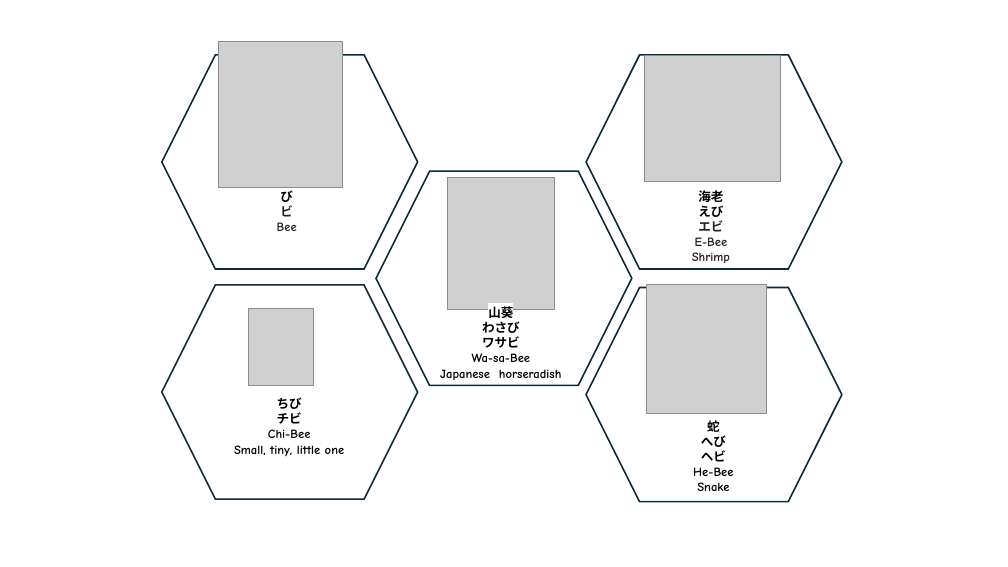
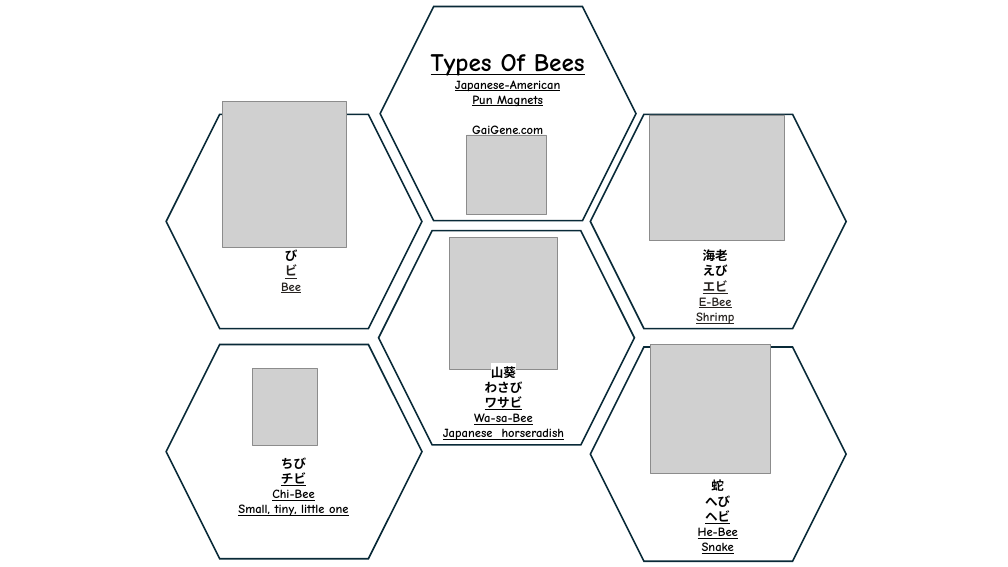
Before and after one commit to gaigenecom/docs, a slide deck: slide 2 of BeePackaging.pptx. Drawn at 1008x567 pixels with LibreOffice and Linux fonts; fonts in the diff are those of the drawing; grey boxes stand for pictures. Boxes give left, top, right and bottom in pixels: in the first picture for what was removed or moved away, otherwise in the second. Text is boxed around its words. In the diff, an @@ line names an element or a change of style, - is before the commit and + after.

```diff
--- a/BeePackaging.pptx
+++ b/BeePackaging.pptx
@@ hexagon added at (380, 7, 636, 221), outline #092A39 1.5 pt @@
@@ text added at (431, 54, 585, 136), 12 pt, text #000000, bold, underline @@
+Types Of Bees
+Japanese-American
+Pun Magnets
+GaiGene.com
@@ picture added at (467, 135, 546, 215) @@
@@ 5 pictures, 5 hexagons, 4 texts: place and size @@
-5 pictures, 5 hexagons, 4 texts at (162, 42, 842, 501)
+5 pictures, 5 hexagons, 4 texts at (166, 101, 846, 561)
@@ text "山葵": place and size @@
-text "山葵" at (440, 306, 561, 380)
+text "山葵" at (443, 366, 564, 440)
@@ underline on in 5 elements at (443, 366, 564, 440), (281, 247, 301, 293), (696, 249, 734, 324), (238, 457, 349, 516), (698, 479, 738, 554) @@
```
Also in this commit, not shown: 4 slides added.
